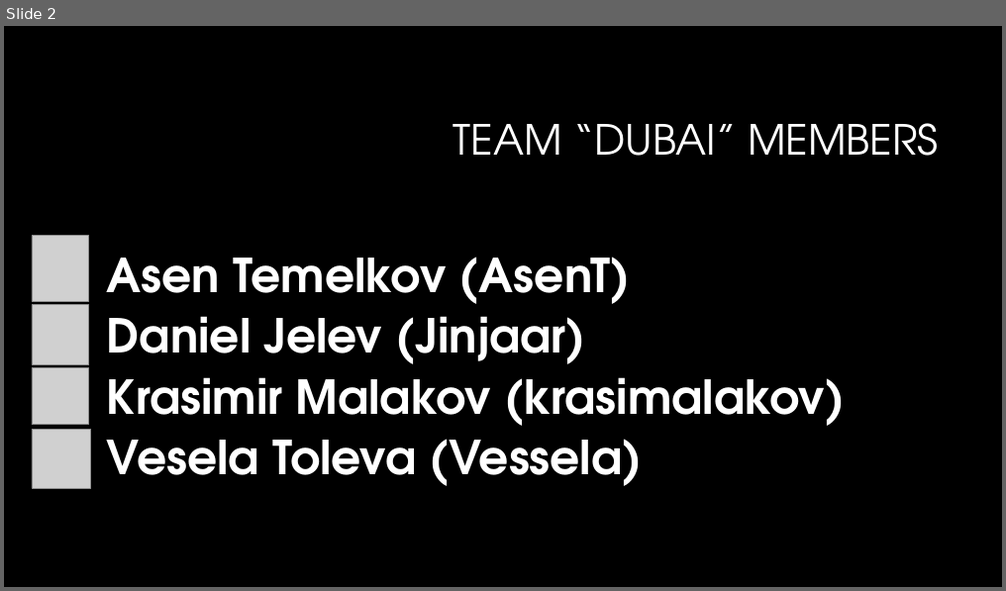
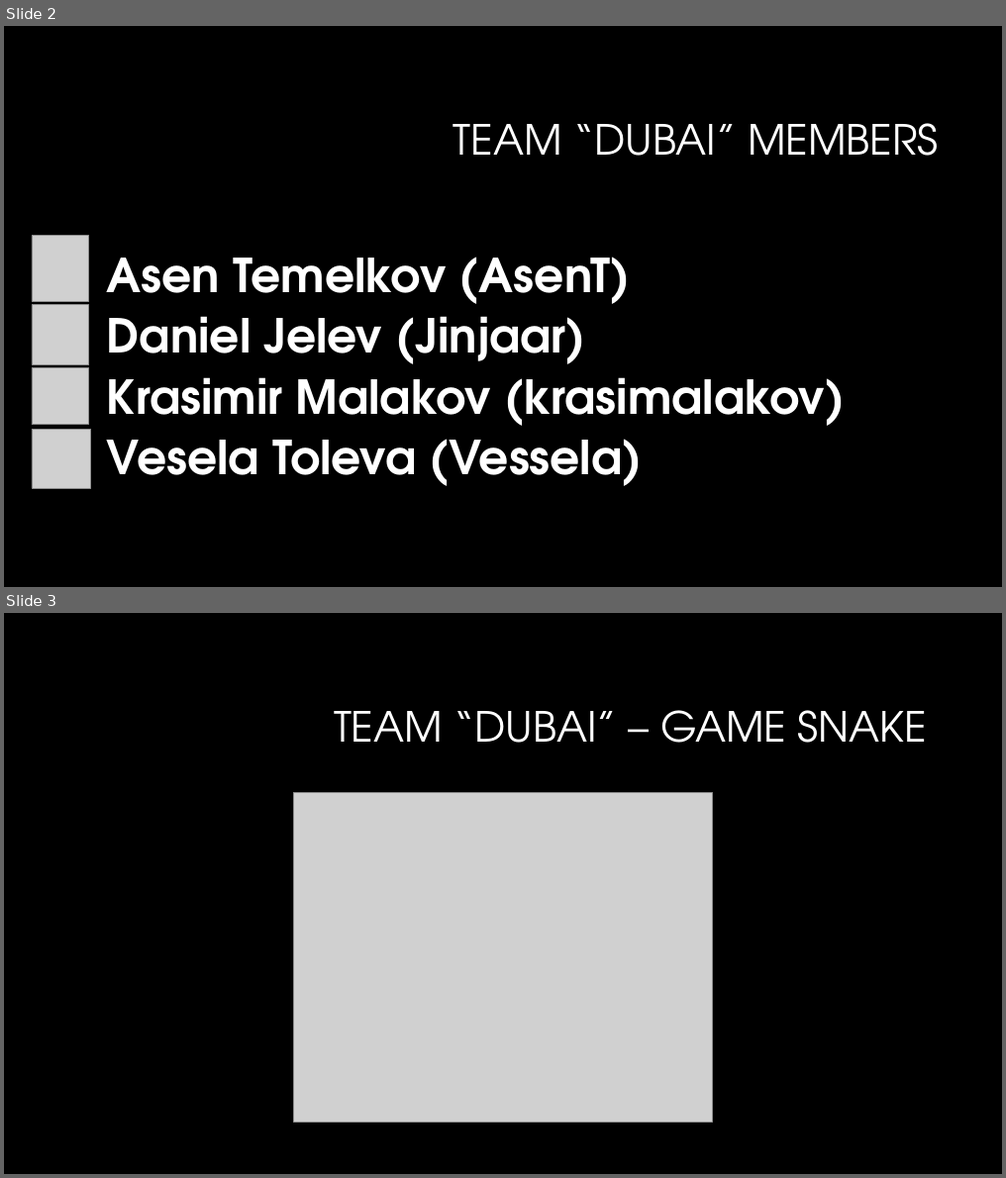
Before and after one commit to krasimalakov/Java-Basic-Game, a slide deck: Java-Basics-Team-Dubai.pptx. Shown one above the other, each under a label of ours: slide 2 before the commit, slides 2 and 3 after it. The pictures are 1006x591 and 1006x1178 pixels, drawn with LibreOffice and Linux fonts; fonts in the diff are those of the drawing; grey boxes stand for pictures; background and template pictures are left out. Boxes give left, top, right and bottom in pixels: in the first picture for what was removed or moved away, otherwise in the second. Text is boxed around its words. In the diff, an @@ line names an element or a change of style, - is before the commit and + after.

```diff
--- a/Java-Basics-Team-Dubai.pptx
+++ b/Java-Basics-Team-Dubai.pptx
@@ slide 3 added at [4, 613, 1002, 1174], background #000000 @@
@@ title added at [334, 710, 927, 743], 40 pt, text #FFFFFF @@
+TEAM “DUBAI” – GAME SNAKE
@@ picture added at [294, 792, 713, 1122] @@
```
Also in this commit, not shown: 1 slide changed, 2 other files.
